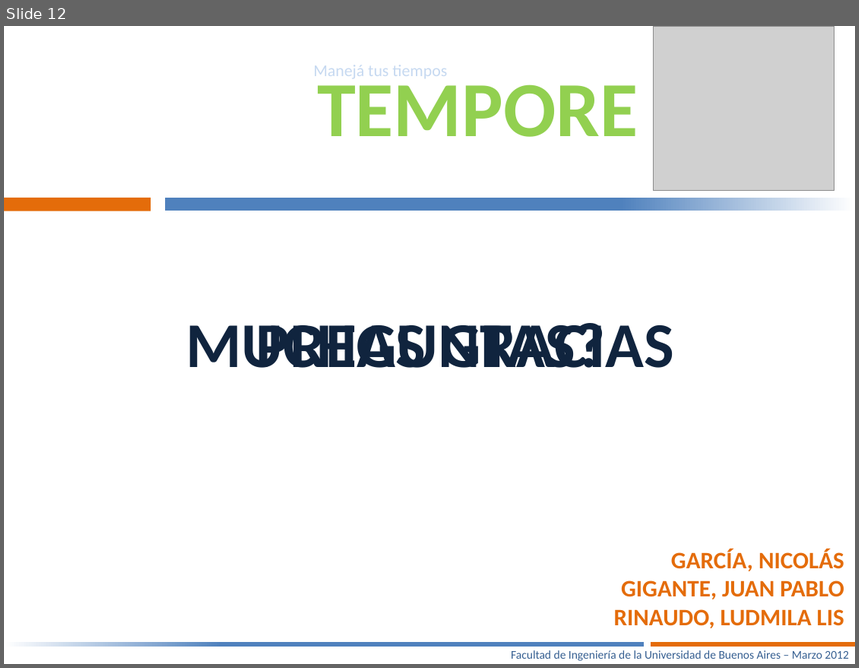
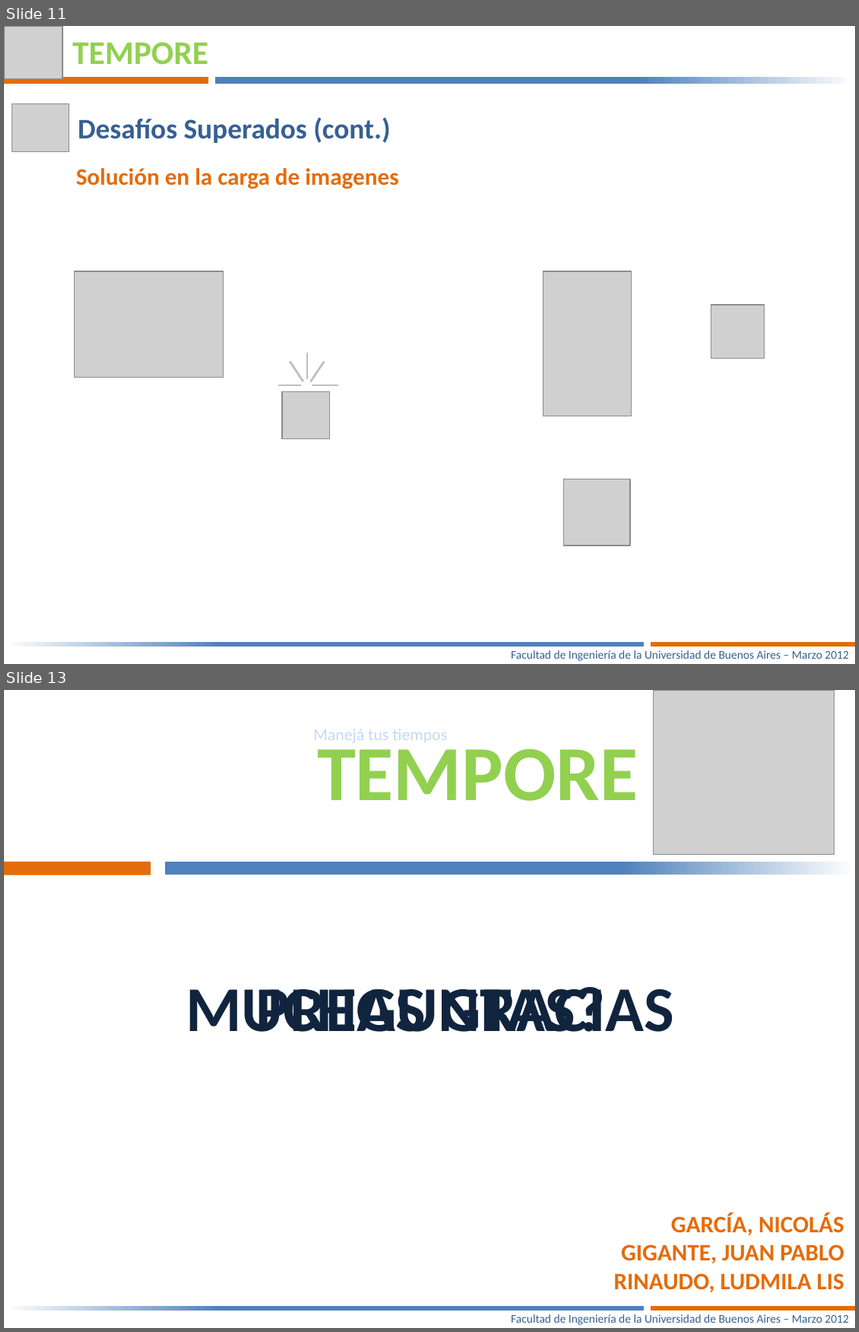
Before and after one commit to joshishimla99/tempore, a slide deck: docs/Presentacion Final/Tempore – Manejá tus tiempos-V3.pptx. Shown one above the other, each under a label of ours: slide 12 before the commit, slides 11 and 13 after it; the slides between them are not shown. The pictures are 859x668 and 859x1332 pixels, drawn with LibreOffice and Linux fonts; fonts in the diff are those of the drawing; grey boxes stand for pictures. Boxes give left, top, right and bottom in pixels: in the first picture for what was removed or moved away, otherwise in the second. Text is boxed around its words. In the diff, an @@ line names an element or a change of style, - is before the commit and + after.

```diff
--- a/docs/Presentacion Final/Tempore – Manejá tus tiempos-V3.pptx
+++ b/docs/Presentacion Final/Tempore – Manejá tus tiempos-V3.pptx
@@ slide 11 added at (4, 26, 855, 664), background #FFFFFF @@
@@ picture added at (4, 26, 63, 80) @@
@@ text added at (72, 42, 208, 65), 28 pt, text #92D050, bold @@
+TEMPORE
@@ rectangle added at (4, 77, 208, 84), fill #E46C0A @@
@@ rectangle added at (215, 77, 855, 84), fill gradient #FFFFFF to #4F81BD @@
@@ picture added at (12, 104, 69, 152) @@
@@ text added at (78, 117, 390, 143), 24 pt, text #376092, bold @@
+Desafíos Superados (cont.)
@@ text added at (76, 168, 398, 189), 20 pt, text #E46C0A, bold @@
+Solución en la carga de imagenes
@@ picture added at (75, 271, 224, 376) @@
@@ picture added at (544, 271, 631, 416) @@
@@ picture added at (712, 305, 765, 359) @@
@@ group added at (278, 353, 338, 385): 5 lines @@
@@ picture added at (282, 392, 330, 439) @@
@@ picture added at (563, 479, 629, 545) @@
@@ rectangle added at (4, 642, 644, 646), fill gradient #FFFFFF to #4F81BD @@
@@ text added at (511, 651, 848, 661), 10 pt, text #376092 @@
+Facultad de Ingeniería de la Universidad de Buenos Aires – Marzo 2012
@@ rectangle added at (651, 642, 855, 646), fill #E46C0A @@
@@ what was slide 12 is now slide 13 @@
```
Also in this commit, not shown: 7 slides changed.
